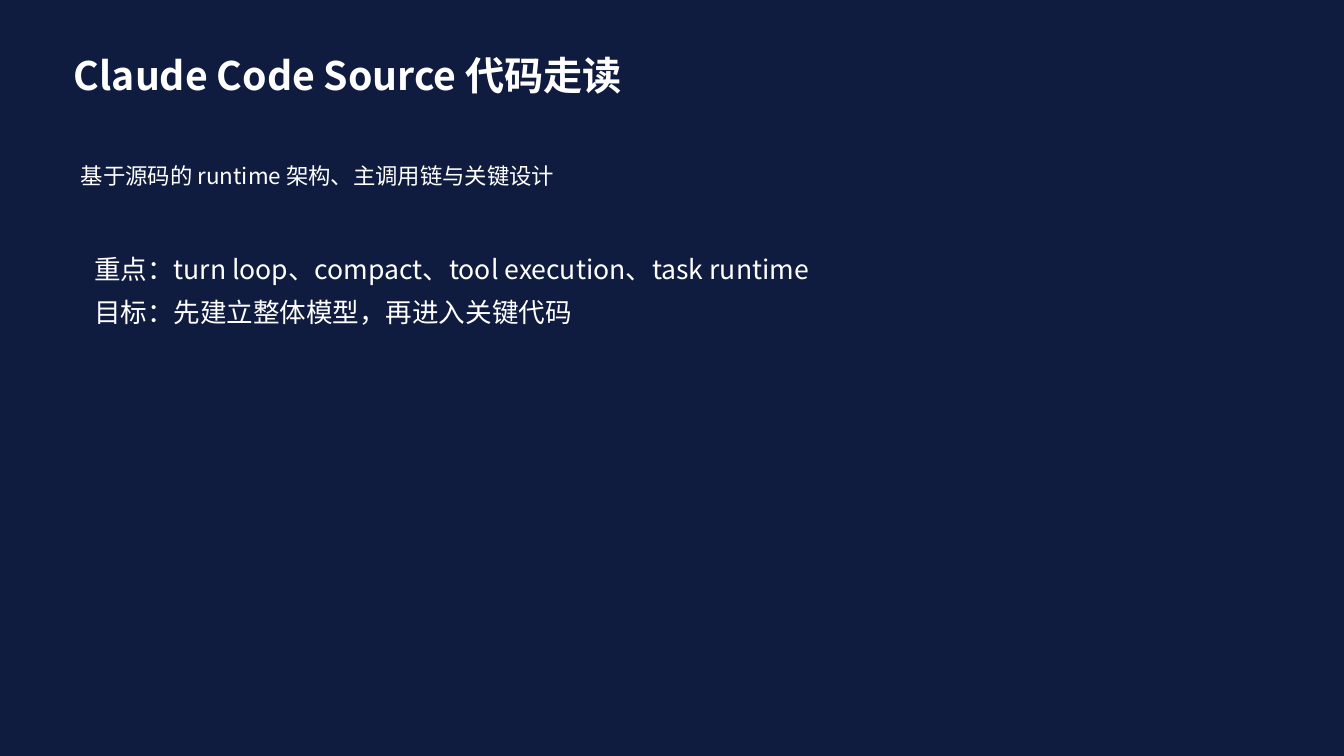
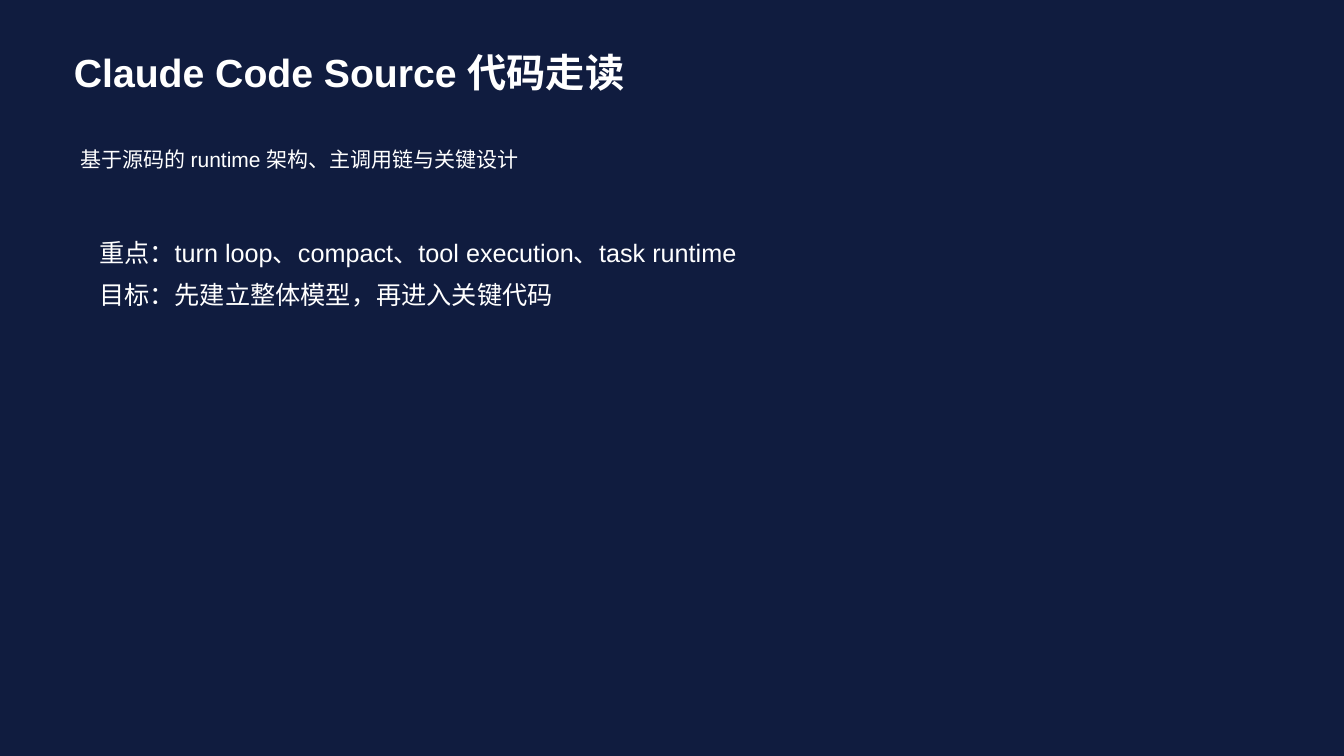
Before and after one commit to boboliu-1010/ccode, a slide deck: slide 1 of docs/zh/00-代码总览与运行时走读-WPS兼容版.pptx. Drawn at 1344x756 pixels with LibreOffice and Linux fonts; fonts in the diff are those of the drawing. Boxes give left, top, right and bottom in pixels: in the first picture for what was removed or moved away, otherwise in the second. Text is boxed around its words. In the diff, an @@ line names an element or a change of style, - is before the commit and + after.

```diff
--- a/docs/zh/00-代码总览与运行时走读-WPS兼容版.pptx
+++ b/docs/zh/00-代码总览与运行时走读-WPS兼容版.pptx
@@ text "Claude Code Source 代码走读" at [74,53,625,91]: font Noto Sans CJK SC to Arial @@
@@ text "基于源码的 runtime 架构、主调用链与关键设计": place and size @@
-text "基于源码的 runtime 架构、主调用链与关键设计" at [81,165,554,186]
+text "基于源码的 runtime 架构、主调用链与关键设计" at [81,149,519,169]
@@ text "基于源码的 runtime 架构、主调用链与关键设计" at [81,149,519,169]: size 16 to 15 pt, font Noto Sans CJK SC to Arial @@
@@ text "重点：turn loop、compact、tool execution、task runtime": place and size @@
-text "重点：turn loop、compact、tool execution、task runtime" at [94,256,809,325]
+text "重点：turn loop、compact、tool execution、task runtime" at [99,241,736,307]
@@ text "重点：turn loop、compact、tool execution、task runtime" at [99,241,736,307]: size 19 to 18 pt, font Noto Sans CJK SC to Arial @@
```
Also in this commit, not shown: 10 other slides changed, 5 slides added, 20 slides removed, 1 other file.
